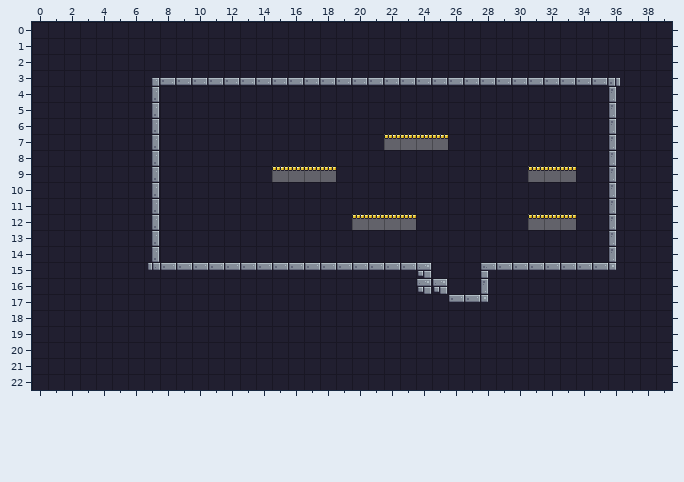
An edit to a level. Tiled map, assets/tiles/Level-01.tmx. Above: the version before the commit.
Cells are 16x16 px. Shown: x 0..39, y 0..22.
Once edited:
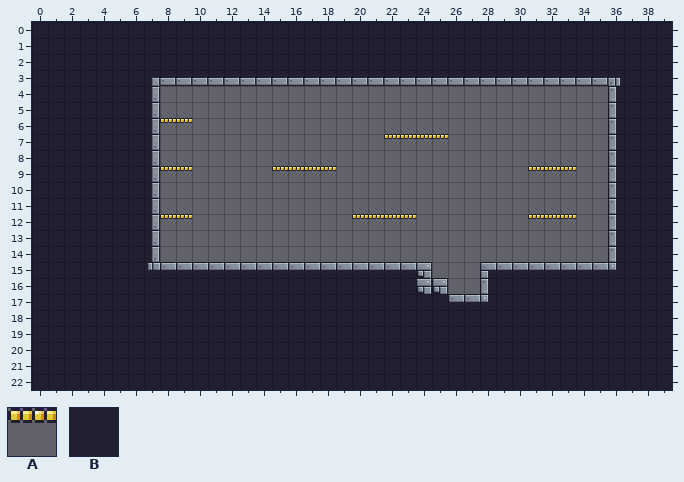
Key: from "Pixel Adventure": A 18, B 23.
_ is an empty cell, . an unchanged one.
Changes in this commit:
--- layer "Background"
@@ x 8..35 @@
- 4 BBBBBBBBBBBBBBBBBBBBBBBBBBBB
- 5 BBBBBBBBBBBBBBBBBBBBBBBBBBBB
- 6 BBBBBBBBBBBBBBBBBBBBBBBBBBBB
- 7 BBBBBBBBBBBBBB....BBBBBBBBBB
- 8 BBBBBBBBBBBBBBBBBBBBBBBBBBBB
- 9 BBBBBBB....BBBBBBBBBBBB...BB
-10 BBBBBBBBBBBBBBBBBBBBBBBBBBBB
-11 BBBBBBBBBBBBBBBBBBBBBBBBBBBB
-12 BBBBBBBBBBBB....BBBBBBB...BB
-13 BBBBBBBBBBBBBBBBBBBBBBBBBBBB
-14 BBBBBBBBBBBBBBBBBBBBBBBBBBBB
-15 .................BBB........
-16 ..................BB........
+ 4 ____________________________
+ 5 ____________________________
+ 6 AA__________________________
+ 7 ______________....__________
+ 8 ____________________________
+ 9 AA_____....____________...__
+10 ____________________________
+11 ____________________________
+12 AA__________...._______...__
+13 ____________________________
+14 ____________________________
+15 .................___........
+16 ..................__........
Boxes around the changes in both pictures, in picture pixels (x1, y1, x2, y2):
changed: (160, 86, 608, 294)
